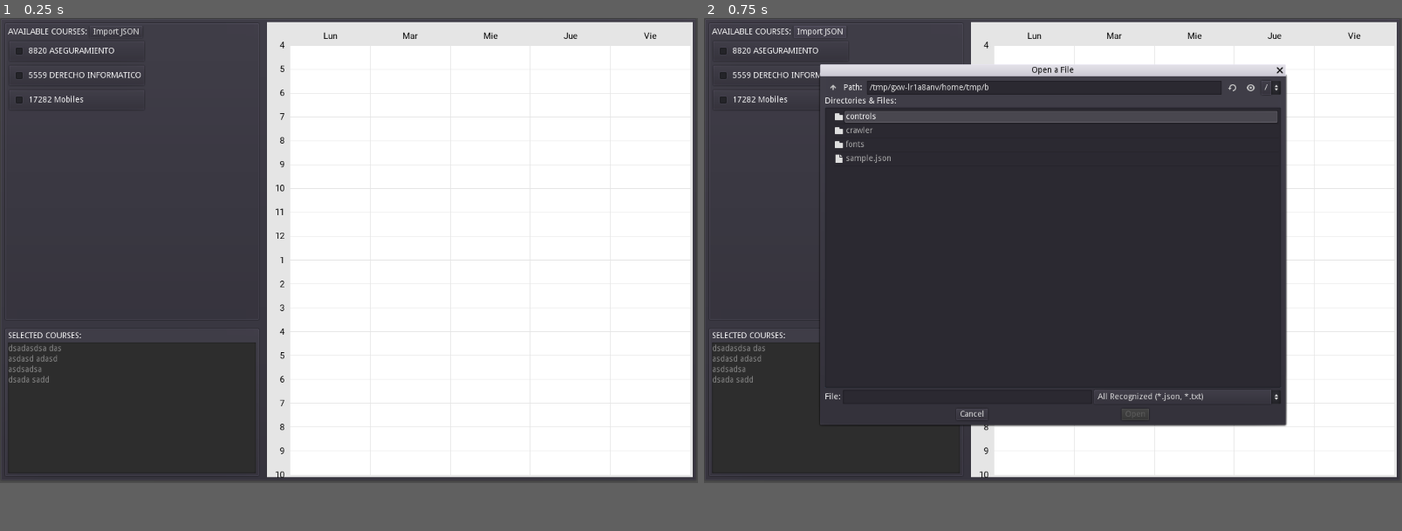
Above: before the commit, frames 1-2 (left to right).
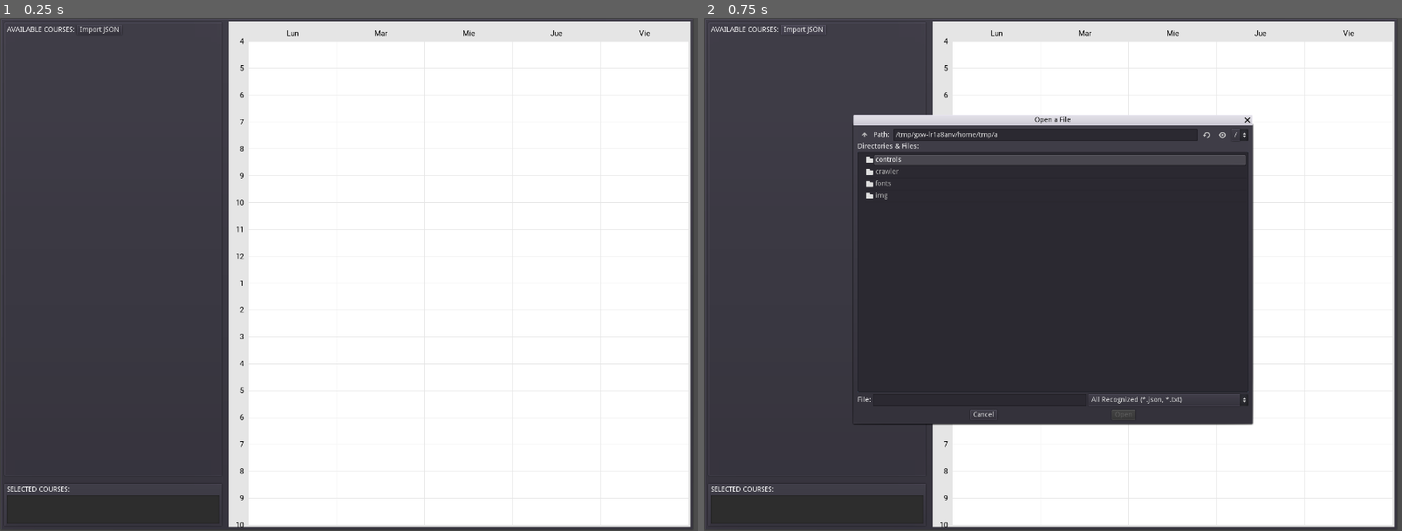
Above: after the commit, the same moments.

Repository: Woynert/course-mixer
Game: Godot game, scene res://main.tscn
The game is run twice, just before and just after one commit, with the same random seed, the same clock (stepped at 60 frames per second) and the same inputs.
Inputs:
- Up to frame 1 (0.25 s): no input
- Up to frame 2 (0.75 s): click "Import JSON" at 0.5 s
In our replay, the window is 800x533 before the commit and 800x588 after it. These sizes can differ from the game's own. Grey fills any space a smaller window leaves; there, only what the larger window draws over its background counts as a difference.

The runs differ from the first frame. In frame 1, 15% of the frame differs, in the area x 0-100%, y 0-100%; in frame 2, 21%.

Commit message:
Handle generated Go data

Diff:
--- a/draw.gd
+++ b/draw.gd
@@ -12,12 +12,21 @@
 	"Lun", "Mar", "Mie", "Jue", "Vie"
 ]
 
+const DAYCODE = {
+	lun = 0,
+	mar = 1,
+	mie = 2,
+	jue = 3,
+	vie = 4,
+}
+
 # estructura de una hora (array)
 # 0 day -> DAY
 # 1 start -> 1-24
 # 2 end -> 1-24
 
 class Course:
+	var level: String
 	var name: String
 	var nrc: String
 	var hours: Array = []
@@ -77,7 +86,7 @@
 
 	# get data
 	courses = data()
-	print(courses[1].hours)
+	#print(courses[1].hours)
 
 	# generate controls
 	genControls()
@@ -177,7 +186,7 @@
 			var hour: Array = c.hours[j]
 
 			# day
-			var x1 = xstr + w * hour[0]
+			var x1 = xstr + w * DAYCODE[hour[0]]
 			# hora
 			var y1 = ystr + ht * ((hour[1] -4.0) / ymarks)
 			var yend = ystr + ht * ((hour[2] -4.0) / ymarks)
@@ -196,7 +205,7 @@
 			mylabel.margin_right = x1+w
 			mylabel.autowrap = true
 
-			mylabel.text = c.name
+			mylabel.text = c.name + " " + c.nrc
 			mylabel.set("custom_fonts/font", dynamic_font)
 			mylabel.set("custom_colors/font_color", BLACK)
 			volconlab.add_child(mylabel)
@@ -217,7 +226,7 @@
 		print()
 
 		c = listitem.instance()
-		c.get_node("HBoxContainer/Label").text = courses[i].nrc + " " + courses[i].name
+		c.get_node("HBoxContainer/Label").text = courses[i].level + " " + courses[i].nrc + " " + courses[i].name
 
 		# connect signal
 		cb = c.get_node("HBoxContainer/CheckBox")
@@ -246,25 +255,27 @@
 func data() -> Array:
 
 	var c = []
+	"""
 	c.append(create_class("ASEGURAMIENTO","8820",[
-		[DAY.LUN, 14, 16],
-		[DAY.MAR, 14, 16]
+		["lun", 14, 16],
+		["mar", 14, 16]
 	]))
 	c.append(create_class("DERECHO INFORMATICO","5559",[
-		[DAY.LUN, 7, 8.4],
-		[DAY.JUE, 7, 8.4]
+		["lun", 7, 8.4],
+		["jue", 7, 8.4]
 	]))
 	c.append(create_class("Mobiles","17282",[
-		[DAY.LUN, 10, 11.4]
-	]))
+		["lun", 10, 11.4]
+	]))"""
 
 	return c
 
-func create_class(name: String, nrc: String, hours: Array) -> Course:
+func create_class(name: String, nrc: String, hours: Array, level: String) -> Course:
 	var c = Course.new()
 	c.name  = name
 	c.nrc   = nrc
 	c.hours = hours
+	c.level = level
 
 	activeCourses.append(false)
 	return c
@@ -277,9 +288,23 @@
 	courses = []
 
 	for c in json:
-		courses.append(create_class(c["name"], c["nrc"], c["hours"]))
+
+		var hours: Array
+
+		# convert hours
+		for h in c["Hours"]:
+			hours.append([h["Day"], h["Start"], h["End"]])
+
+		print(hours)
+		courses.append(create_class(c["Title"], c["Nrc"], hours, c["Level"]))
+
+	# reset selected courses
+	for i in range(activeCourses.size()):
+		activeCourses[i] = false
 
 	genControls()
+	self.update()
+
 
 
 func free_children(node: Node):
--- a/main.tscn
+++ b/main.tscn
@@ -7,30 +7,30 @@
 [node name="main" type="Node2D"]
 
 [node name="PanelContainer" type="PanelContainer" parent="."]
-margin_right = 1198.0
-margin_bottom = 797.0
+margin_right = 1392.0
+margin_bottom = 1029.0
 
 [node name="HSplitContainer" type="HSplitContainer" parent="PanelContainer"]
 margin_left = 7.0
 margin_top = 7.0
-margin_right = 1191.0
-margin_bottom = 790.0
+margin_right = 1385.0
+margin_bottom = 1022.0
 split_offset = 300
 
 [node name="VSplitContainer" type="VSplitContainer" parent="PanelContainer/HSplitContainer"]
 margin_right = 440.0
-margin_bottom = 783.0
-split_offset = 500
+margin_bottom = 1015.0
+split_offset = 900
 
 [node name="PanelContainer" type="PanelContainer" parent="PanelContainer/HSplitContainer/VSplitContainer"]
 margin_right = 440.0
-margin_bottom = 514.0
+margin_bottom = 914.0
 
 [node name="ScrollContainer" type="ScrollContainer" parent="PanelContainer/HSplitContainer/VSplitContainer/PanelContainer"]
 margin_left = 7.0
 margin_top = 7.0
 margin_right = 433.0
-margin_bottom = 507.0
+margin_bottom = 907.0
 
 [node name="VBoxContainer" type="VBoxContainer" parent="PanelContainer/HSplitContainer/VSplitContainer/PanelContainer/ScrollContainer"]
 margin_right = 231.0
@@ -78,15 +78,15 @@
 margin_bottom = 24.0
 
 [node name="PanelContainer2" type="PanelContainer" parent="PanelContainer/HSplitContainer/VSplitContainer"]
-margin_top = 526.0
+margin_top = 926.0
 margin_right = 440.0
-margin_bottom = 783.0
+margin_bottom = 1015.0
 
 [node name="VBoxContainer" type="VBoxContainer" parent="PanelContainer/HSplitContainer/VSplitContainer/PanelContainer2"]
 margin_left = 7.0
 margin_top = 7.0
 margin_right = 433.0
-margin_bottom = 250.0
+margin_bottom = 82.0
 
 [node name="Label" type="Label" parent="PanelContainer/HSplitContainer/VSplitContainer/PanelContainer2/VBoxContainer"]
 margin_right = 426.0
@@ -96,23 +96,19 @@
 [node name="selectedCoursesTextEdit" type="TextEdit" parent="PanelContainer/HSplitContainer/VSplitContainer/PanelContainer2/VBoxContainer"]
 margin_top = 18.0
 margin_right = 426.0
-margin_bottom = 243.0
+margin_bottom = 75.0
 size_flags_horizontal = 3
 size_flags_vertical = 3
-text = "dsadasdsa das
-asdasd adasd
-asdsadsa
-dsada sadd"
 readonly = true
 
 [node name="PanelContainer" type="PanelContainer" parent="PanelContainer/HSplitContainer"]
 margin_left = 452.0
-margin_right = 1184.0
-margin_bottom = 783.0
+margin_right = 1378.0
+margin_bottom = 1015.0
 script = ExtResource( 2 )
 itemContainerPath = NodePath("../VSplitContainer/PanelContainer/ScrollContainer/VBoxContainer/CourseContainer")
 selectedCoursesContainerPath = NodePath("../VSplitContainer/PanelContainer2/VBoxContainer/selectedCoursesTextEdit")
-DAY_COLORS = [ Color( 1, 0.63, 0.63, 1 ), Color( 0.716613, 0.5698, 0.77, 1 ), Color( 0.659433, 0.73, 0.5183, 1 ), Color( 0.598, 0.737533, 0.92, 1 ), Color( 0.9, 0.8415, 0.666, 1 ), Color( 0.553, 0.79, 0.7268, 1 ) ]
+DAY_COLORS = [ Color( 1, 0.631373, 0.631373, 1 ), Color( 0.716613, 0.5698, 0.77, 1 ), Color( 0.659433, 0.73, 0.5183, 1 ), Color( 0.598, 0.737533, 0.92, 1 ), Color( 0.9, 0.8415, 0.666, 1 ), Color( 0.553, 0.79, 0.7268, 1 ) ]
 dynamic_font = ExtResource( 1 )
 
 [node name="VolatileLabel" type="Node2D" parent="PanelContainer/HSplitContainer/PanelContainer"]
--- a/project.godot
+++ b/project.godot
@@ -16,8 +16,8 @@
 
 [display]
 
-window/size/width=1200
-window/size/height=800
+window/size/width=1400
+window/size/height=1030
 
 [gui]
 
--- a/sample.json
+++ /dev/null
@@ -1,17 +0,0 @@
-[
-	{
-		"name": "Oh wow",
-		"nrc": "12355",
-		"hours": [
-			[1, 7, 8]
-		]
-	},
-	{
-		"name": "Oh wow",
-		"nrc": "12355",
-		"hours": [
-			[1, 7, 7.4],
-			[3, 7, 7.4]
-		]
-	}
-]
Binary file added: img/screenshot1.png
